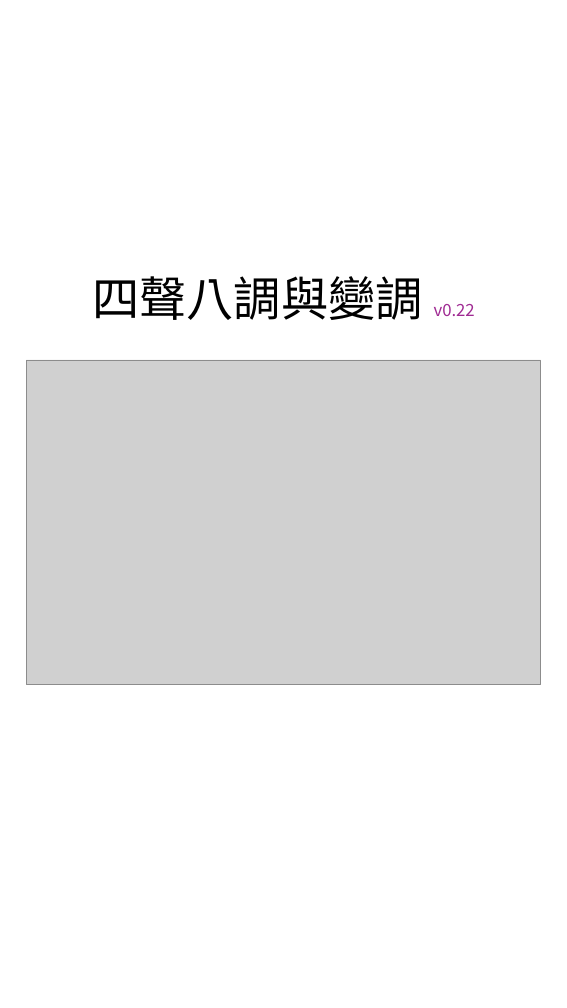
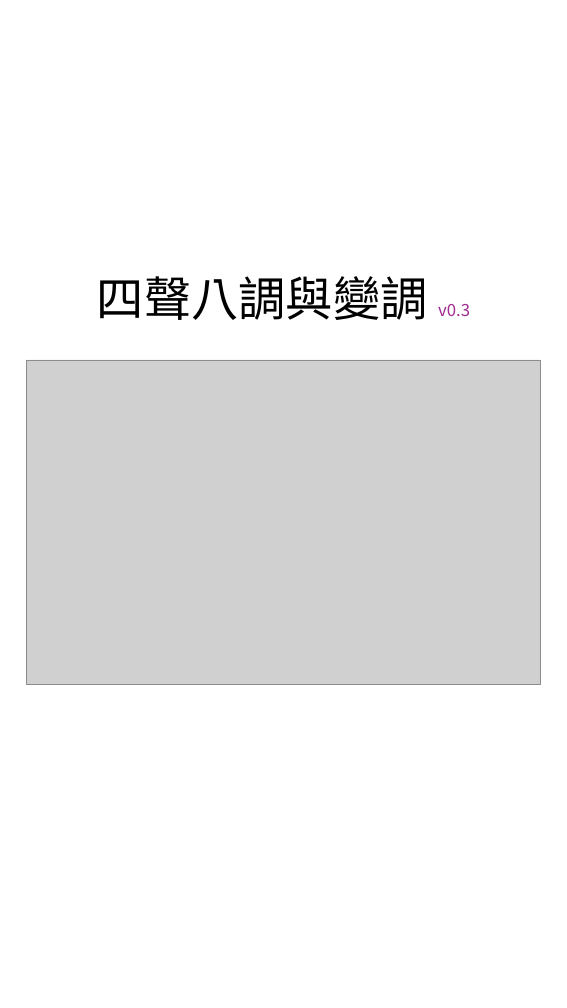
Before and after one commit to AlanJui/Piau-Im, a slide deck: slide 1 of Documents/十五音教材/閩南語之四聲八調與變調規則.pptx. Drawn at 567x1008 pixels with LibreOffice and Linux fonts; fonts in the diff are those of the drawing; grey boxes stand for pictures. Boxes give left, top, right and bottom in pixels: in the first picture for what was removed or moved away, otherwise in the second. Text is boxed around its words. In the diff, an @@ line names an element or a change of style, - is before the commit and + after.

```diff
--- a/Documents/十五音教材/閩南語之四聲八調與變調規則.pptx
+++ b/Documents/十五音教材/閩南語之四聲八調與變調規則.pptx
@@ title at [97, 276, 470, 320]: text changed @@
-四聲八調與變調 v0.22
+四聲八調與變調 v0.3
```
Also in this commit, not shown: 3 other slides changed, 6 slides added, 27 other files.
